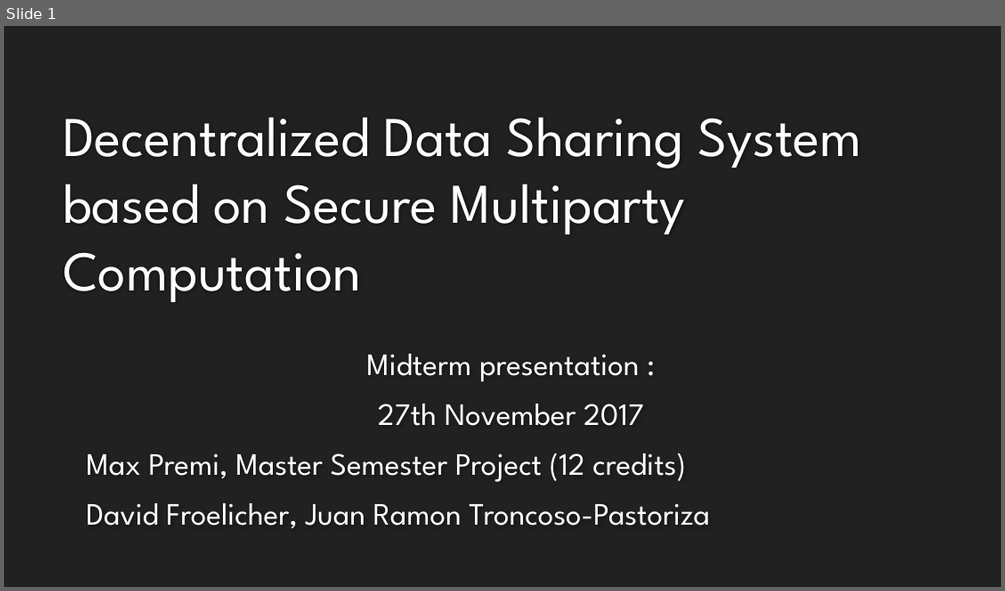
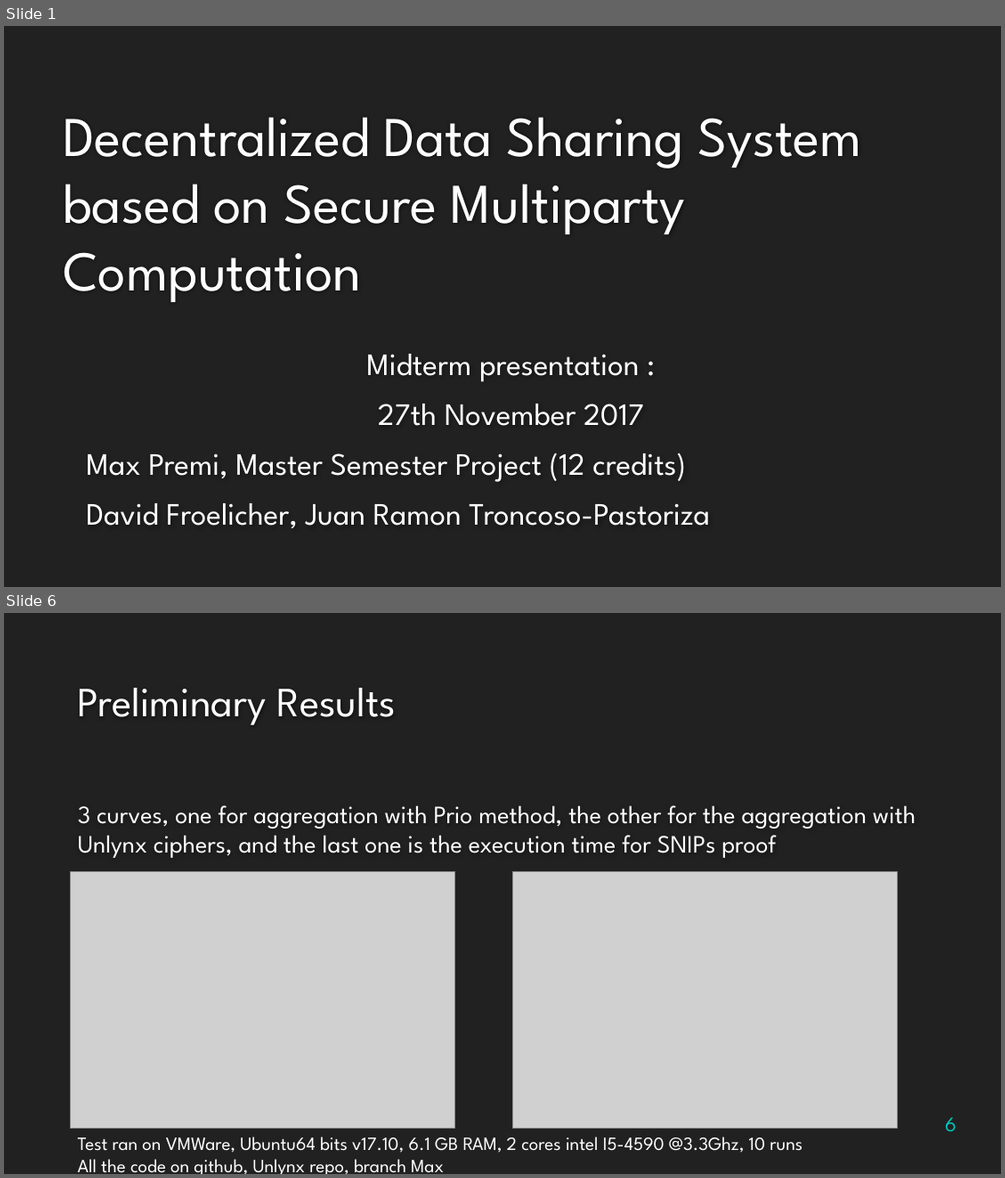
Before and after one commit to maxpr/MasterProjectDocuments, a slide deck: doc/Présentation.pptx. Shown one above the other, each under a label of ours: slide 1 before the commit, slides 1 and 6 after it; the slides between them are not shown. The pictures are 1005x591 and 1005x1178 pixels, drawn with LibreOffice and Linux fonts; fonts in the diff are those of the drawing; grey boxes stand for pictures; background and template pictures are left out. Boxes give left, top, right and bottom in pixels: in the first picture for what was removed or moved away, otherwise in the second. Text is boxed around its words. In the diff, an @@ line names an element or a change of style, - is before the commit and + after.

```diff
--- a/doc/Présentation.pptx
+++ b/doc/Présentation.pptx
@@ slide 6 added at [4, 613, 1001, 1174], background #212121 @@
@@ title added at [78, 688, 396, 725], 40 pt, text #FEFEFE @@
+Preliminary Results
@@ text added at [78, 805, 915, 858], 24 pt, text #FFFFFF @@
+3 curves, one for aggregation with Prio method, the other for the aggregation with Unlynx ciphers, and the last one is the execution time for SNIPs proof
@@ picture added at [71, 871, 455, 1127] @@
@@ picture added at [512, 871, 897, 1127] @@
@@ page number added at [945, 1117, 956, 1131], 20 pt, text #00C6BB @@
+6
@@ text added at [78, 1136, 802, 1174], 18 pt, text #FFFFFF @@
+Test ran on VMWare, Ubuntu64 bits v17.10, 6.1 GB RAM, 2 cores intel I5-4590 @3.3Ghz, 10 runs
+All the code on github, Unlynx repo, branch Max
```
Also in this commit, not shown: 5 slides changed, 2 other slides added, 1 slide removed, 17 other files.
